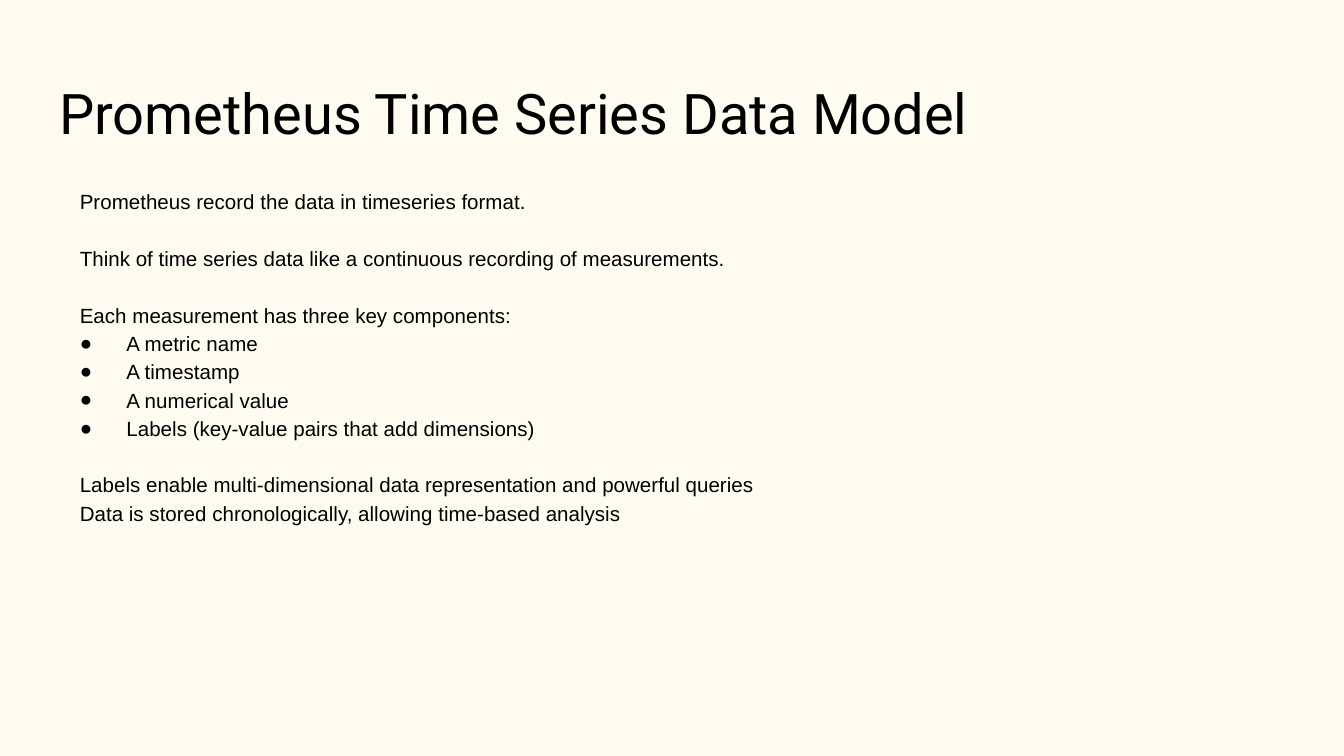
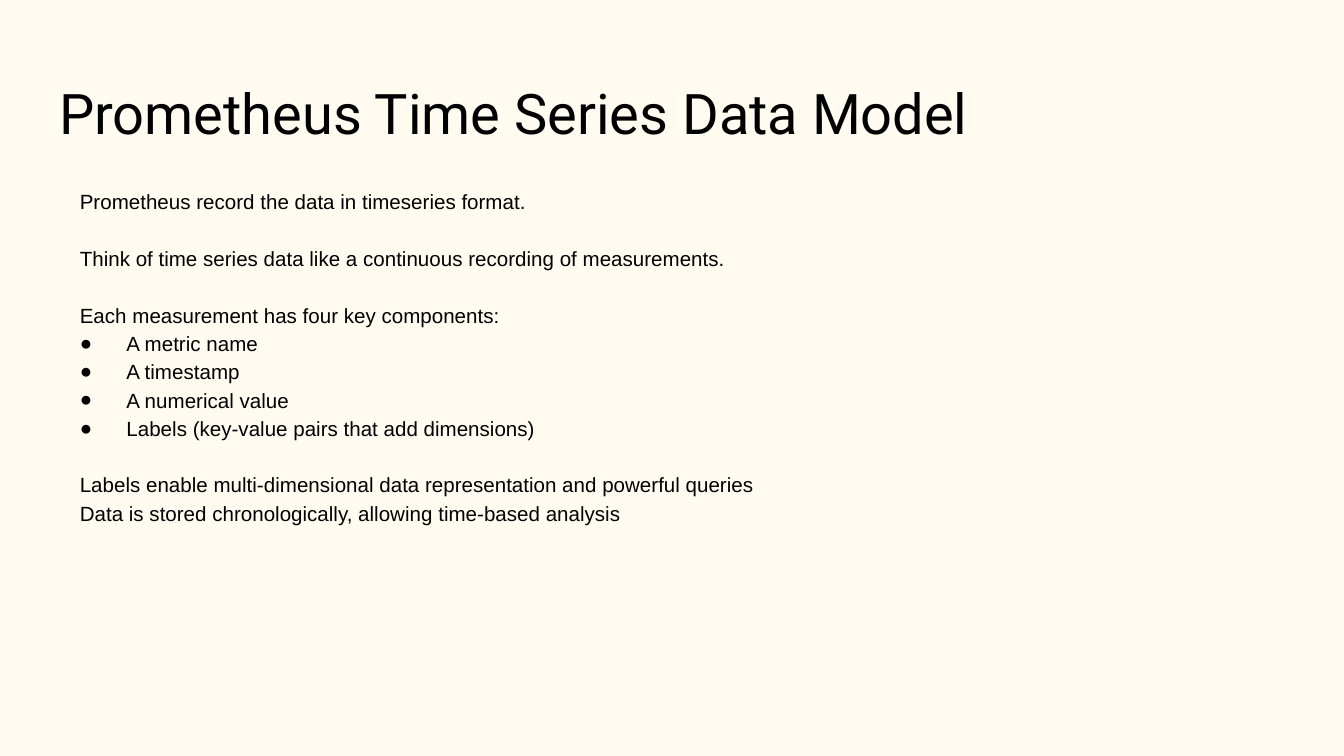
Before and after one commit to aryanm12/observability-demo, a slide deck: slide 18 of Observability.pptx. Drawn at 1344x756 pixels with LibreOffice and Linux fonts; fonts in the diff are those of the drawing. Boxes give left, top, right and bottom in pixels: in the first picture for what was removed or moved away, otherwise in the second. Text is boxed around its words. In the diff, an @@ line names an element or a change of style, - is before the commit and + after.

```diff
--- a/Observability.pptx
+++ b/Observability.pptx
@@ text at [80,308,500,327]: text changed @@
-Each measurement has three key components:
+Each measurement has four key components:
```
Also in this commit, not shown: 9 other slides changed, 2 slides removed, 2 other files.
